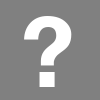
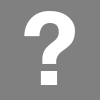
Revision of a layered 100px x 100px image; what changed, layer by layer:
painted on "?" over left=24, top=11, right=75, bottom=87
